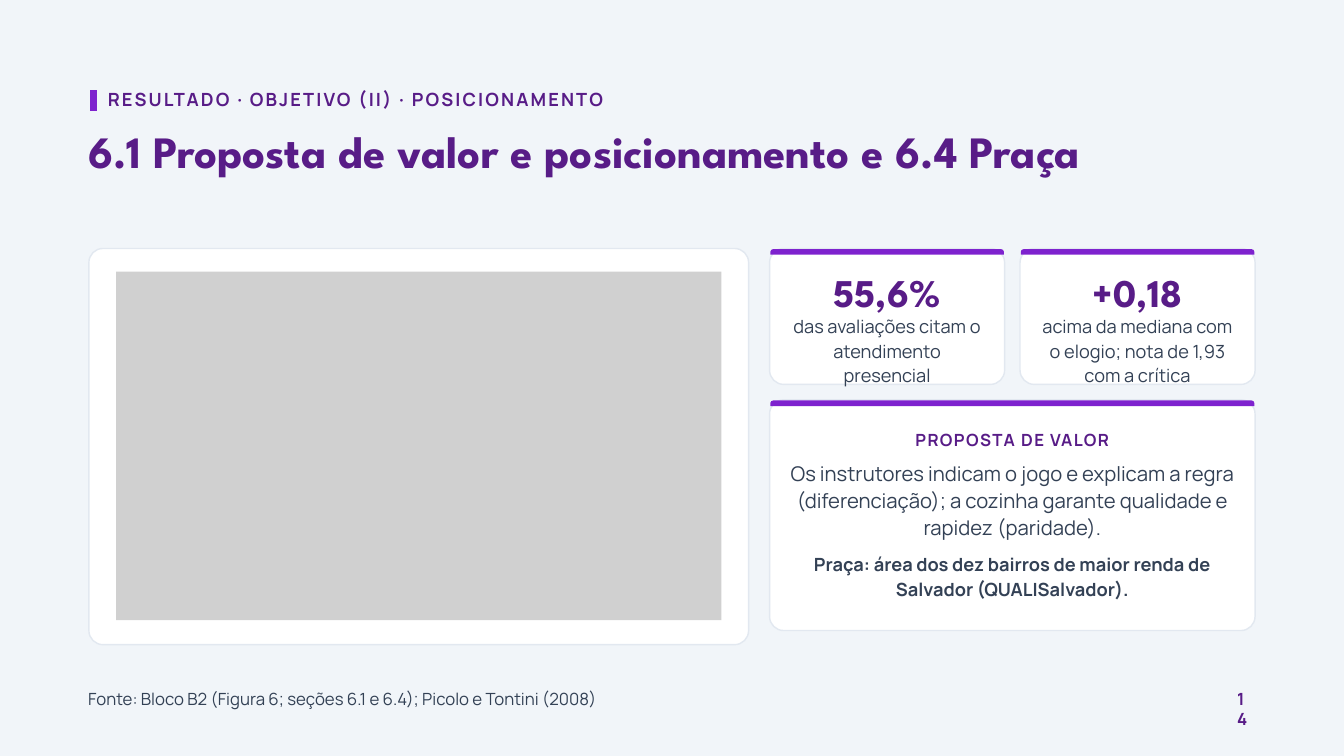
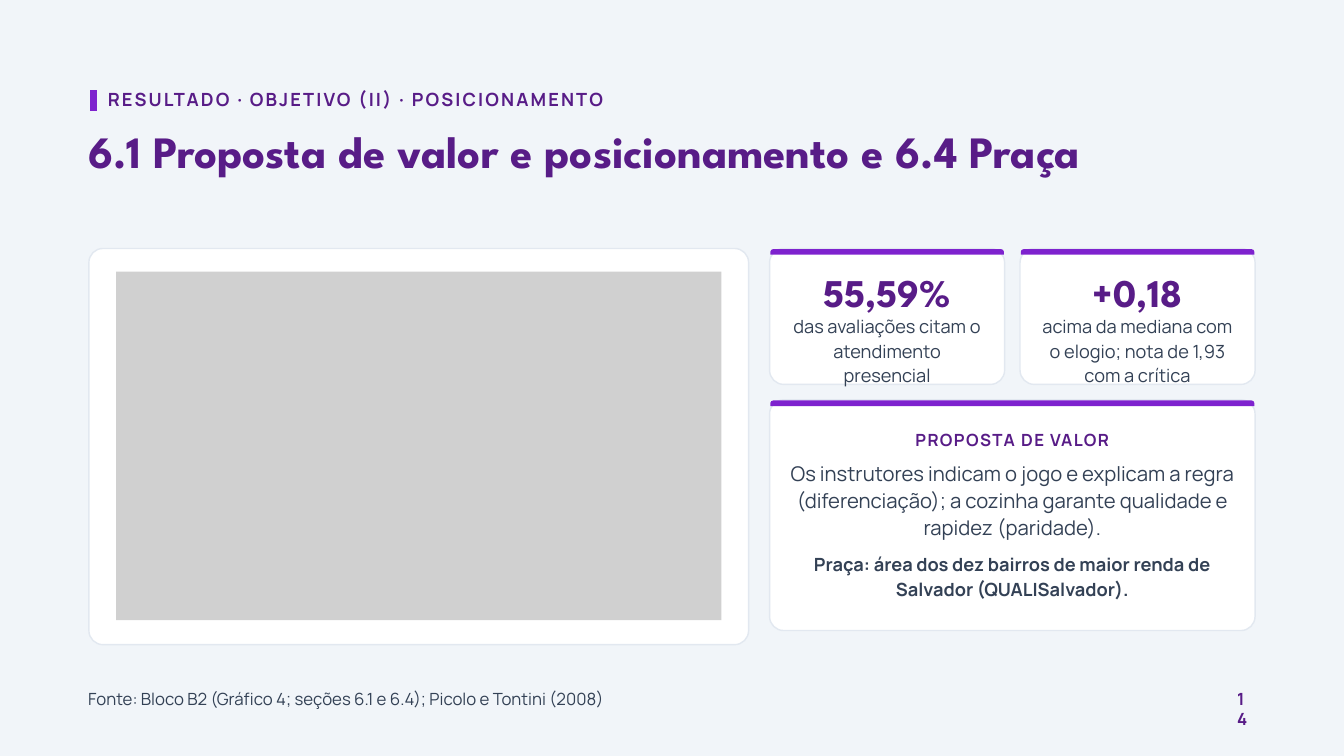
Before and after one commit to eusouopeu/interludio, a slide deck: slide 14 of apresentacao/slides-vfinal.pptx. Drawn at 1344x756 pixels with LibreOffice and Linux fonts; fonts in the diff are those of the drawing; grey boxes stand for pictures. Boxes give left, top, right and bottom in pixels: in the first picture for what was removed or moved away, otherwise in the second. Text is boxed around its words. In the diff, an @@ line names an element or a change of style, - is before the commit and + after.

```diff
--- a/apresentacao/slides-vfinal.pptx
+++ b/apresentacao/slides-vfinal.pptx
@@ text at (823, 280, 951, 320): text changed @@
-55,6%
+55,59%
@@ text at (88, 690, 603, 709): text changed @@
-Fonte: Bloco B2 (Figura 6; seções 6.1 e 6.4); Picolo e Tontini (2008)
+Fonte: Bloco B2 (Gráfico 4; seções 6.1 e 6.4); Picolo e Tontini (2008)
```
Also in this commit, not shown: 8 other slides changed, 1 other file.
